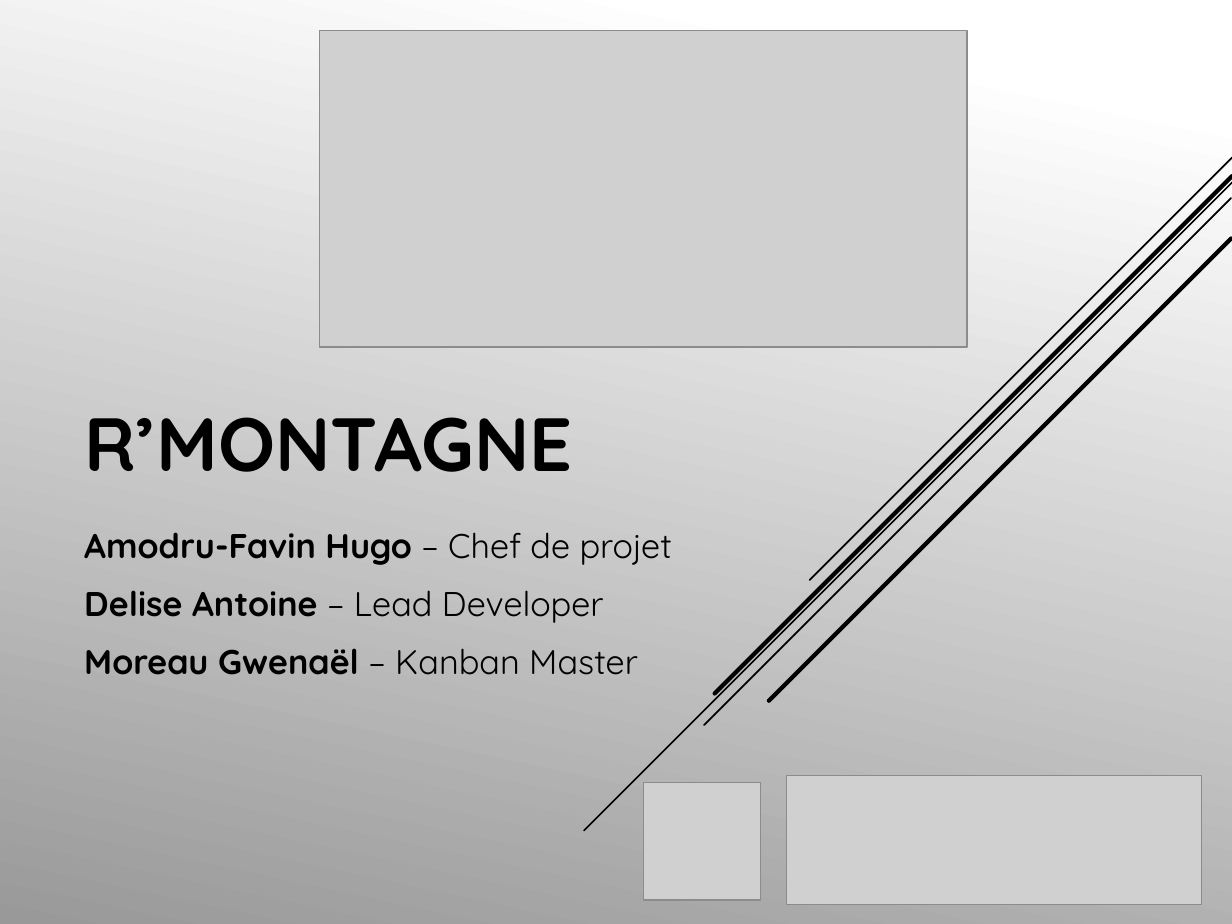
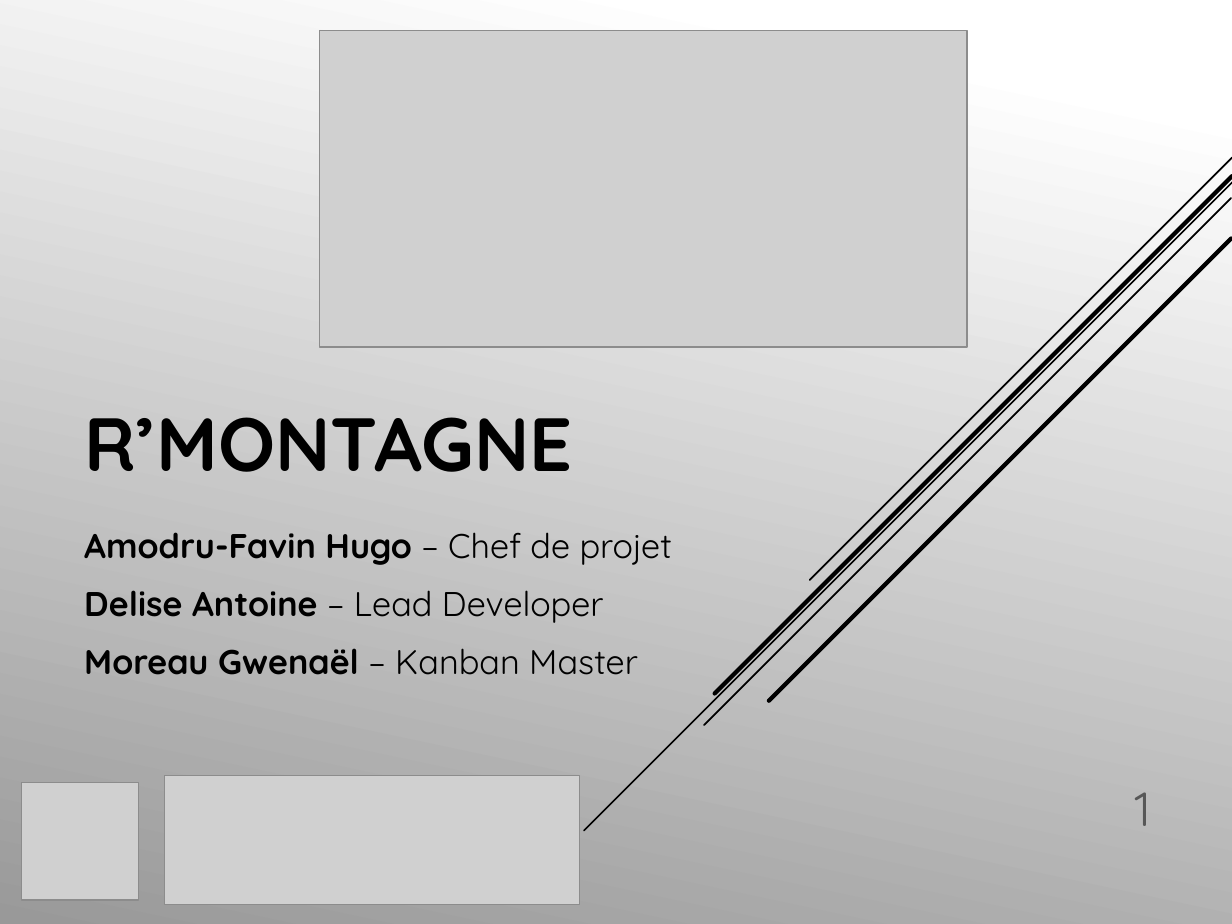
Before and after one commit to delisea/R-Montagne, a slide deck: slide 1 of R’Montagne.pptx. Drawn at 1232x924 pixels with LibreOffice and Linux fonts; fonts in the diff are those of the drawing; grey boxes stand for pictures. Boxes give left, top, right and bottom in pixels: in the first picture for what was removed or moved away, otherwise in the second. Text is boxed around its words. In the diff, an @@ line names an element or a change of style, - is before the commit and + after.

```diff
--- a/R’Montagne.pptx
+++ b/R’Montagne.pptx
@@ picture: place and size @@
-picture at <box>786,775,1201,904</box>
+picture at <box>165,775,580,904</box>
@@ picture: place and size @@
-picture at <box>643,782,760,899</box>
+picture at <box>21,782,138,899</box>
@@ page number added at <box>1135,792,1151,826</box>, 28 pt, text #575757 @@
+1
```
Also in this commit, not shown: 15 other slides changed.
